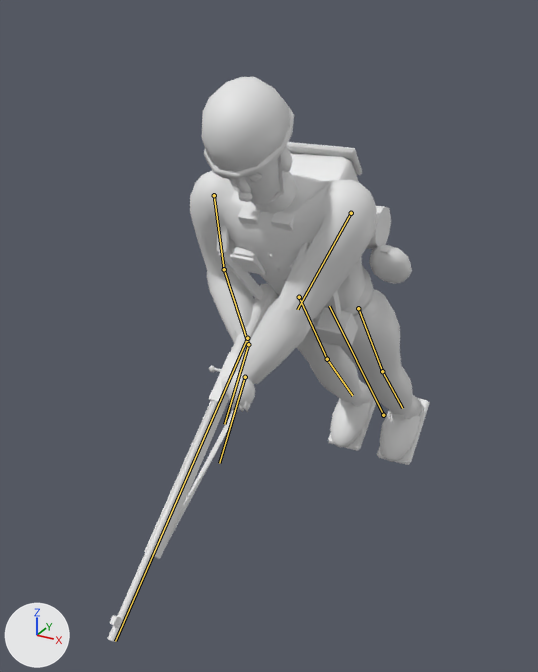
An edit to the glTF model public/models/land/infantry-lod2.glb, drawn before and after from the same camera.
Rendered twice from a camera (50 mm lens) standing at (0.873, -2.558, 1.457) and looking at (-0.091, -0.805, 0.581). Lighting does not change. The marker at lower left points along +X, +Y and +Z. The first picture is the older version. Both versions are drawn at frame 17 of the action 'Death'; the numbers are the values there. The bones that change are drawn over the model as lines.

In view in the first picture: 'Ironfronts_infantry.001'.
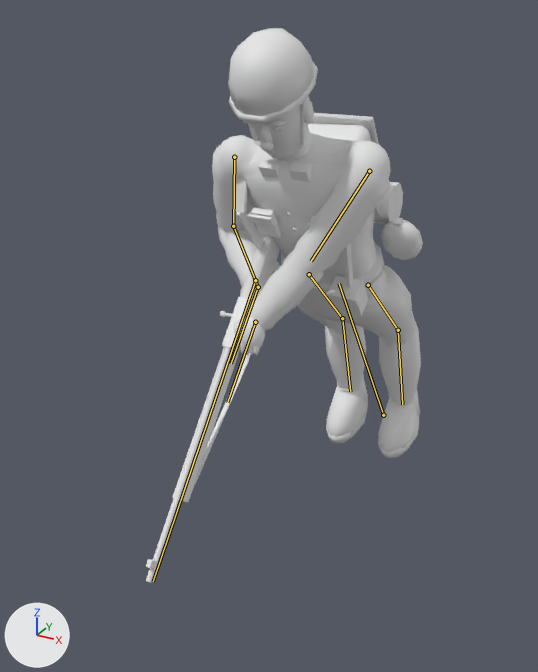
Changed parts and their boxes [x1, y1, x2, y2] in the pictures (538 x 672 px):
'Ironfronts_infantry.001', posed (14% narrower)
    before: [107, 77, 429, 642]
    after: [146, 28, 423, 583]
bone 'Root', root to tip
    before: (383, 415) to (329, 306)
    after: (383, 415) to (339, 283)
bone 'LArm', root to tip
    before: (351, 213) to (297, 309)
    after: (369, 171) to (311, 261)
bone 'LHand', root to tip
    before: (245, 377) to (219, 463)
    after: (255, 322) to (227, 402)
bone 'RArm', root to tip
    before: (214, 195) to (224, 269)
    after: (234, 157) to (233, 226)
bone 'RForearm', root to tip
    before: (224, 269) to (248, 344)
    after: (233, 226) to (258, 287)
bone 'RHand', root to tip
    before: (248, 344) to (224, 424)
    after: (258, 287) to (231, 363)
bone 'LThigh', root to tip
    before: (358, 308) to (382, 371)
    after: (368, 285) to (398, 330)
bone 'LShin', root to tip
    before: (382, 371) to (402, 408)
    after: (398, 330) to (402, 404)
bone 'RThigh', root to tip
    before: (299, 297) to (327, 359)
    after: (309, 274) to (342, 318)
bone 'RShin', root to tip
    before: (327, 359) to (352, 395)
    after: (342, 318) to (350, 391)
bone 'Weapon', root to tip
    before: (247, 338) to (115, 641)
    after: (255, 280) to (153, 581)

What the commit changed:
Bone 'Root' (bone_root) turns from (41, 0, 0) to (35, 0, 0) degrees about its own x, y and z.
Bone 'LArm' (bone_larm) turns from (-49, 10, 21) to (-42, 11, 29) degrees about its own x, y and z.
Bone 'LHand' (bone_lhand) turns from (-34, -1, -21) to (-42, -3, -24) degrees about its own x, y and z.
Bone 'RArm' (bone_rarm) turns from (-4, 0, -5) to (7, 0, -1) degrees about its own x, y and z.
Bone 'RForearm' (bone_rforearm) turns from (-7, -4, -24) to (-16, -10, -46) degrees about its own x, y and z.
Bone 'RHand' (bone_rhand) turns from (-31, 0, 25) to (-25, -1, 37) degrees about its own x, y and z.
Bone 'LThigh' (bone_lthigh) turns from (0, 0, 0) to (17, 0, 0) degrees about its own x, y and z.
Bone 'LShin' (bone_lshin) turns from (0, 0, 0) to (-37, 0, 0) degrees about its own x, y and z.
Bone 'RThigh' (bone_rthigh) turns from (0, 0, 0) to (17, 0, 0) degrees about its own x, y and z.
Bone 'RShin' (bone_rshin) turns from (0, 0, 0) to (-37, 0, 0) degrees about its own x, y and z.
Bone 'Weapon' (bone_weapon) moves from (-0.1, 0.0, 0.101) to (-0.091, -0.04, 0.16).
Bone 'Weapon' (bone_weapon) turns from (0, 0, 0) to (-15, 0, 0) degrees about its own x, y and z.
